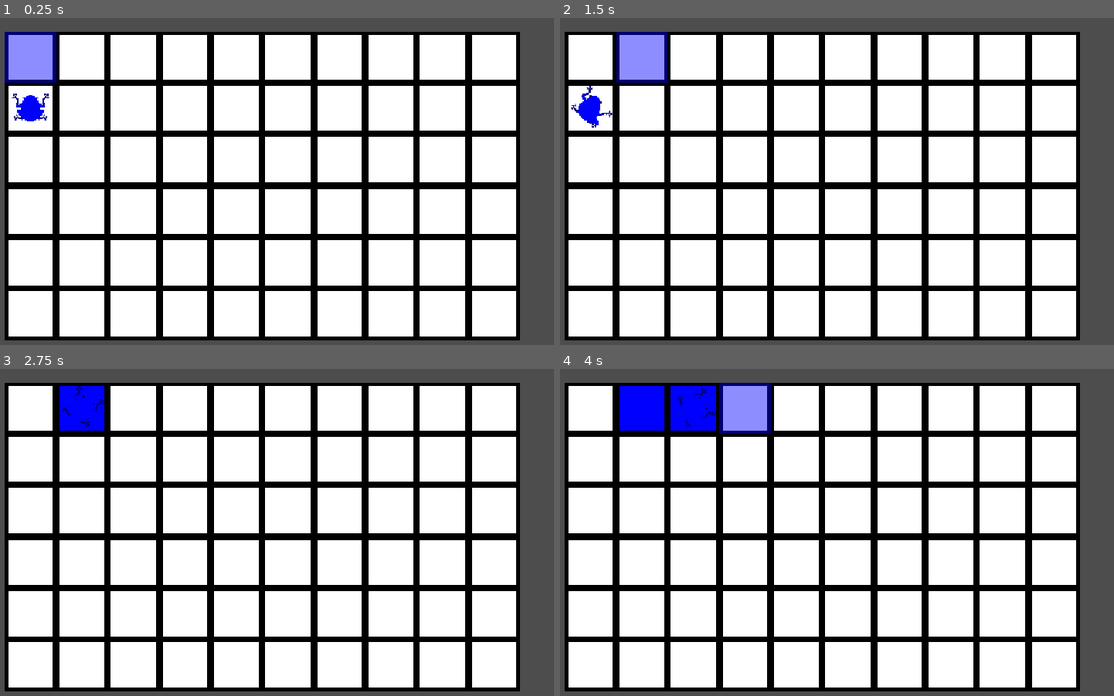
Above: before the commit, frames 1-4 (two rows, left to right).
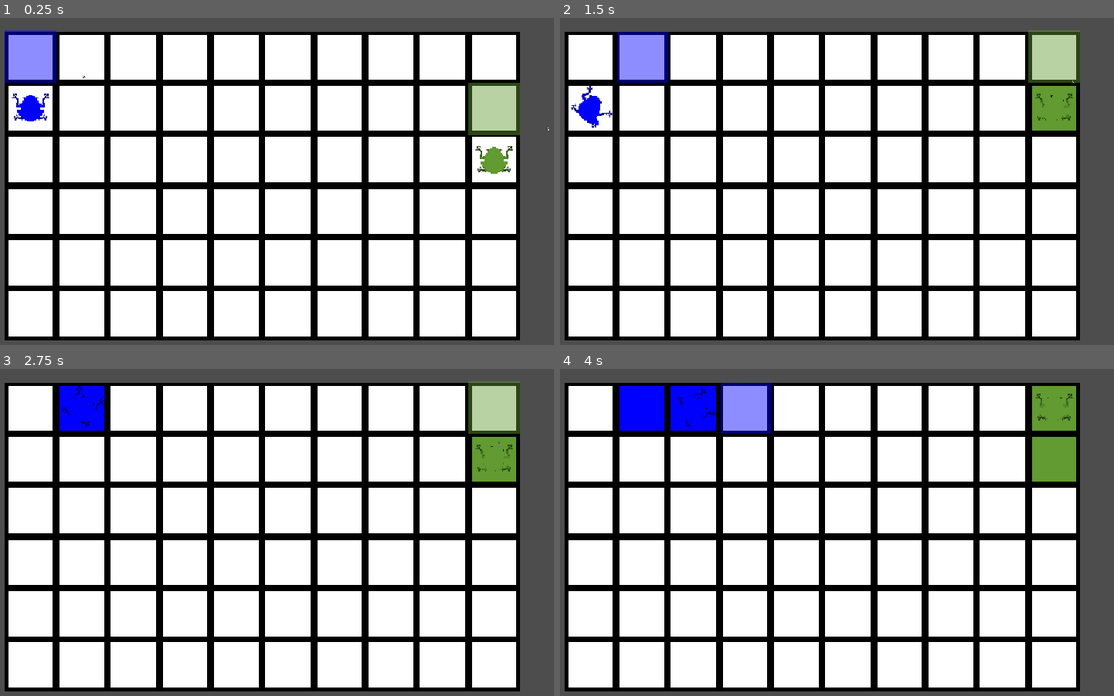
Above: after the commit, the same moments.

Repository: Jasp137/kaloula
Game: Godot game, scene res://scenes/game.tscn
The game is run twice, just before and just after one commit, with the same random seed, the same clock (stepped at 60 frames per second) and the same inputs.
Inputs:
- Up to frame 1 (0.25 s): no input
- Up to frame 2 (1.5 s): tap Enter at 0.5 s; hold D (turn_right) 0.53-1.28 s; tap S (decrease_jump_distance) at 0.6, 0.77, 1.07 s; tap W (increase_jump_distance) at 0.8, 1.35 s; hold A (turn_left) from 1.28 s (still down)
- Up to frame 3 (2.75 s): tap S (decrease_jump_distance) at 1.52, 1.82, 2.3 s; tap Space (jump) at 1.55, 2 s; release A (turn_left) at 2.03 s; hold D (turn_right) from 2.03 s (still down); hold Space (jump) from 2.03 s (still down)
- Up to frame 4 (4 s): tap Enter at 2.75 s; release Space (jump) at 2.78 s; tap S (decrease_jump_distance) at 2.85, 3.02, 3.32, 3.77 s; tap W (increase_jump_distance) at 3.05, 3.6 s; release D (turn_right) at 3.53 s; hold A (turn_left) from 3.53 s (still down); hold Space (jump) from 3.53 s (still down)

The runs differ from the first frame. In frame 1, 1.9% of the frame differs, in the area x 0-100%, y 3-48%; in frame 2, 2.6%, in the area x 10-94%, y 3-35%; in frame 3, 2.6%; in frame 4, 2.2%.

Commit message:
Add second player

Diff:
--- a/client/kaloula/project.godot
+++ b/client/kaloula/project.godot
@@ -47,6 +47,31 @@
 "events": [Object(InputEventKey,"resource_local_to_scene":false,"resource_name":"","device":-1,"window_id":0,"alt_press …(192 unchanged characters)…
 ]
 }
+p2_turn_left={
+"deadzone": 0.2,
+"events": [Object(InputEventKey,"resource_local_to_scene":false,"resource_name":"","device":-1,"window_id":0,"alt_pressed":false,"shift_pressed":false,"ctrl_pressed":false,"meta_pressed":false,"pressed":false,"keycode":0,"physical_keycode":4194319,"key_label":0,"unicode":0,"location":0,"echo":false,"script":null)
+]
+}
+p2_turn_right={
+"deadzone": 0.2,
+"events": [Object(InputEventKey,"resource_local_to_scene":false,"resource_name":"","device":-1,"window_id":0,"alt_pressed":false,"shift_pressed":false,"ctrl_pressed":false,"meta_pressed":false,"pressed":false,"keycode":0,"physical_keycode":4194321,"key_label":0,"unicode":0,"location":0,"echo":false,"script":null)
+]
+}
+p2_jump={
+"deadzone": 0.2,
+"events": [Object(InputEventKey,"resource_local_to_scene":false,"resource_name":"","device":-1,"window_id":0,"alt_pressed":false,"shift_pressed":false,"ctrl_pressed":false,"meta_pressed":false,"pressed":false,"keycode":0,"physical_keycode":4194309,"key_label":0,"unicode":0,"location":0,"echo":false,"script":null)
+]
+}
+p2_increase_jump_distance={
+"deadzone": 0.2,
+"events": [Object(InputEventKey,"resource_local_to_scene":false,"resource_name":"","device":-1,"window_id":0,"alt_pressed":false,"shift_pressed":false,"ctrl_pressed":false,"meta_pressed":false,"pressed":false,"keycode":0,"physical_keycode":4194320,"key_label":0,"unicode":0,"location":0,"echo":false,"script":null)
+]
+}
+p2_decrease_jump_distance={
+"deadzone": 0.2,
+"events": [Object(InputEventKey,"resource_local_to_scene":false,"resource_name":"","device":-1,"window_id":0,"alt_pressed":false,"shift_pressed":false,"ctrl_pressed":false,"meta_pressed":false,"pressed":false,"keycode":0,"physical_keycode":4194322,"key_label":0,"unicode":0,"location":0,"echo":false,"script":null)
+]
+}
 
 [physics]
 
--- a/client/kaloula/scenes/frog/frog.gd
+++ b/client/kaloula/scenes/frog/frog.gd
@@ -6,10 +6,10 @@
 @export var player_id: String = "Player 1"
 @export var rotation_speed: float = 1;
 @export var map: Map;
-@export var jump_highlight: Node2D
 @export var jump_cooldown: float = 0.5;
 
 @onready var rig: FrogRig = $Rig;
+@onready var jump_highlight: Polygon2D = $JumpHighlight
 
 var time_since_last_jump = 0;
 
@@ -21,7 +21,6 @@
 # Called when the node enters the scene tree for the first time.
 func _ready() -> void:
 	assert(map != null, "Frog needs its map export set")
-	assert(jump_highlight != null, "Frog needs its jump_highlight export set")
 	rig.palette = FrogPalette.from_color(color)
 	jump_highlight.modulate = color
 
@@ -29,8 +28,12 @@
 # Called every frame. 'delta' is the elapsed time since the previous frame.
 func _process(delta: float) -> void:
 	var cell := get_jump_cell_map_coords()
-	jump_highlight.visible = map.get_cell_source_id(cell) != -1
-	jump_highlight.global_position = map.to_global(map.map_to_local(cell))
+	var is_visible := map.get_cell_source_id(cell) != -1
+	jump_highlight.visible = is_visible
+	if is_visible:
+		jump_highlight.global_position = map.to_global(map.map_to_local(cell))
+		# Child of the rotating frog, but the tile it marks is axis-aligned.
+		jump_highlight.global_rotation = 0.0
 
 	time_since_last_jump += delta;
 
--- /dev/null
+++ b/client/kaloula/scenes/frog/frog.tscn
@@ -0,0 +1,25 @@
+[gd_scene format=3 uid="uid://bluji3k4u1kb0"]
+
+[ext_resource type="Script" uid="uid://bn5irdyh830sa" path="res://scenes/frog/frog.gd" id="1_qi8j7"]
+[ext_resource type="Script" uid="uid://16rr2fowfwxe" path="res://scenes/frog/rig/frog_rig.gd" id="2_qsc3k"]
+[ext_resource type="Script" uid="uid://dywlmlhfcsrkf" path="res://scenes/frog/rig/frog_palette.gd" id="3_iplly"]
+
+[sub_resource type="Resource" id="Resource_u5sy4"]
+script = ExtResource("3_iplly")
+
+[node name="Frog" type="CharacterBody2D" unique_id=264248472 node_paths=PackedStringArray("map")]
+script = ExtResource("1_qi8j7")
+map = NodePath("")
+
+[node name="JumpHighlight" type="Polygon2D" parent="." unique_id=1462093817]
+color = Color(1, 1, 1, 0.45)
+polygon = PackedVector2Array(-16, -16, 16, -16, 16, 16, -16, 16)
+
+[node name="Rig" type="Node2D" parent="." unique_id=1958352822]
+scale = Vector2(0.21333334, 0.21333334)
+script = ExtResource("2_qsc3k")
+animation = 6
+palette = SubResource("Resource_u5sy4")
+
+[node name="CollisionPolygon2D" type="CollisionPolygon2D" parent="." unique_id=1198479039]
+polygon = PackedVector2Array(-16, -16, 16, -16, 16, 16, -16, 16)
--- a/client/kaloula/scenes/frog/local_input.gd
+++ b/client/kaloula/scenes/frog/local_input.gd
@@ -3,17 +3,25 @@
 
 @export var frog: Frog
 @export var jump_distance_rate: float = 32
+## Prepended to every action name, so one script serves several players ("" for player 1, "p2_" for player 2).
+@export var action_prefix: String = ""
+
+const _ACTIONS: Array[String] = ["turn_left", "turn_right", "jump", "increase_jump_distance", "decrease_jump_distance"]
+
+
+func _ready() -> void:
+	assert(frog != null, "LocalInput needs its frog export set")
+	for action in _ACTIONS:
+		assert(InputMap.has_action(action_prefix + action), "missing input action %s" % (action_prefix + action))
 
 
 func _physics_process(delta: float) -> void:
-	assert(frog != null, "LocalInput needs its frog export set")
-	var left := Input.is_action_pressed("turn_left")
-	var right := Input.is_action_pressed("turn_right")
-	var jump := Input.is_action_pressed("jump")
-	if jump:
+	var left := Input.is_action_pressed(action_prefix + "turn_left")
+	var right := Input.is_action_pressed(action_prefix + "turn_right")
+	if Input.is_action_pressed(action_prefix + "jump"):
 		frog.jump()
-	if left or right and left != right:
+	if left != right:
 		frog.turn(Frog.Direction.LEFT if left else Frog.Direction.RIGHT, delta)
 
-	var distance_axis := Input.get_axis("decrease_jump_distance", "increase_jump_distance")
+	var distance_axis := Input.get_axis(action_prefix + "decrease_jump_distance", action_prefix + "increase_jump_distance")
 	frog.jump_distance = maxf(0.0, frog.jump_distance + distance_axis * jump_distance_rate * delta)
--- a/client/kaloula/scenes/frog/rig/frog_rig.gd
+++ b/client/kaloula/scenes/frog/rig/frog_rig.gd
@@ -1264,7 +1264,8 @@
 		return
 	if Geometry2D.triangulate_polygon(pts).is_empty():
 		pts = Geometry2D.convex_hull(pts)
-		if pts.size() < 3:
+		# Slivers (e.g. an eyelid at the very start of a blink) fail even as a hull; they are sub-pixel, so skip them.
+		if pts.size() < 3 or Geometry2D.triangulate_polygon(pts).is_empty():
 			return
 	draw_colored_polygon(pts, color)
 
--- a/client/kaloula/scenes/game.tscn
+++ b/client/kaloula/scenes/game.tscn
@@ -2,9 +2,8 @@
 
 [ext_resource type="Script" uid="uid://q7oxsk8lfglb" path="res://scripts/map.gd" id="1_uwrxv"]
 [ext_resource type="TileSet" uid="uid://d4awnes6y6hjs" path="res://assets/tiles.tres" id="2_tiles"]
-[ext_resource type="Script" uid="uid://bn5irdyh830sa" path="res://scenes/frog/frog.gd" id="3_lbhrr"]
+[ext_resource type="PackedScene" uid="uid://bluji3k4u1kb0" path="res://scenes/frog/frog.tscn" id="3_lbhrr"]
 [ext_resource type="Script" uid="uid://b24q8jt3bfgef" path="res://scenes/frog/local_input.gd" id="4_linput"]
-[ext_resource type="Script" uid="uid://16rr2fowfwxe" path="res://scenes/frog/rig/frog_rig.gd" id="5_rig"]
 
 [node name="Game" type="Node2D" unique_id=787533974]
 
@@ -15,23 +14,15 @@
 tile_set = ExtResource("2_tiles")
 script = ExtResource("1_uwrxv")
 
-[node name="JumpHighlight" type="Polygon2D" parent="World" unique_id=1462093817]
-color = Color(1, 1, 1, 0.45)
-polygon = PackedVector2Array(-16, -16, 16, -16, 16, 16, -16, 16)
+[node name="Frog" parent="World" unique_id=264248472 node_paths=PackedStringArray("map") instance=ExtResource("3_lbhrr")]
+position = Vector2(-16, 16)
+map = NodePath("../TileMapLayer")
 
-[node name="Frog" type="CharacterBody2D" parent="World" unique_id=1848280122 node_paths=PackedStringArray("map", "jump_highlight")]
-position = Vector2(-16, 16)
-script = ExtResource("3_lbhrr")
+[node name="Frog2" parent="World" unique_id=673154137 node_paths=PackedStringArray("map") instance=ExtResource("3_lbhrr")]
+position = Vector2(272, 48)
+color = Color(0.38051757, 0.6086238, 0.19310415, 1)
+player_id = "Player 2"
 map = NodePath("../TileMapLayer")
-jump_highlight = NodePath("../JumpHighlight")
-
-[node name="Rig" type="Node2D" parent="World/Frog" unique_id=2027099068]
-scale = Vector2(0.21333334, 0.21333334)
-script = ExtResource("5_rig")
-animation = 3
-
-[node name="CollisionPolygon2D" type="CollisionPolygon2D" parent="World/Frog" unique_id=629978478]
-polygon = PackedVector2Array(-16, -16, 16, -16, 16, 16, -16, 16)
 
 [node name="Camera2D" type="Camera2D" parent="." unique_id=2080512935]
 position = Vector2(120, 64)
@@ -42,3 +33,8 @@
 [node name="LocalInput" type="Node" parent="Controllers" unique_id=574120983 node_paths=PackedStringArray("frog")]
 script = ExtResource("4_linput")
 frog = NodePath("../../World/Frog")
+
+[node name="LocalInput2" type="Node" parent="Controllers" unique_id=1188043655 node_paths=PackedStringArray("frog")]
+script = ExtResource("4_linput")
+frog = NodePath("../../World/Frog2")
+action_prefix = "p2_"
